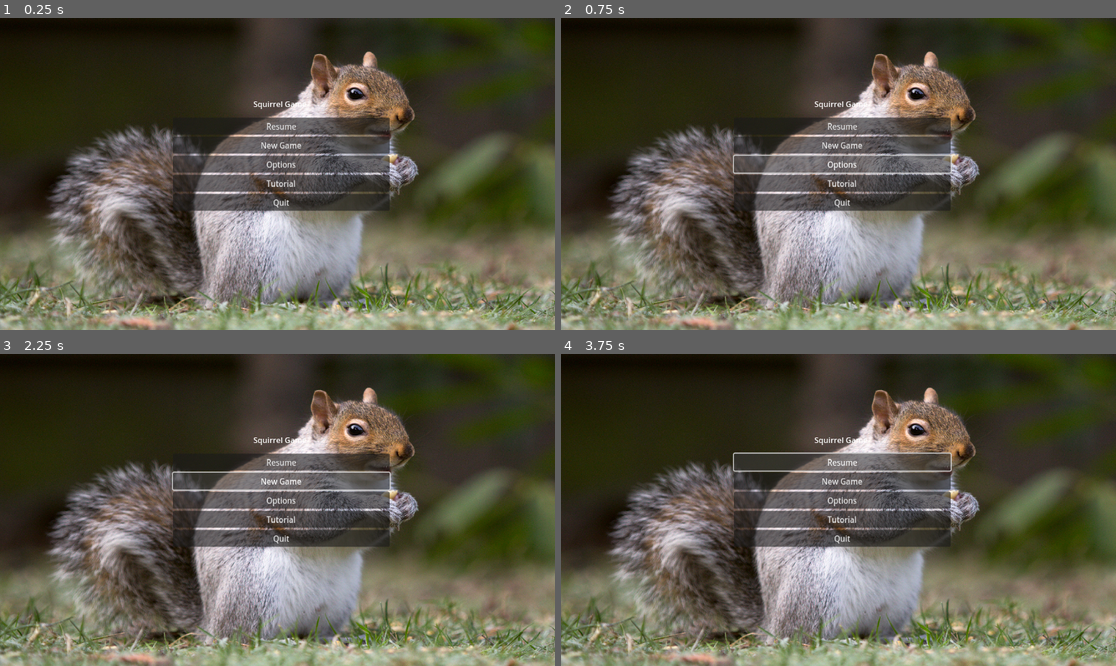
Above: before the commit, frames 1-4 (two rows, left to right).
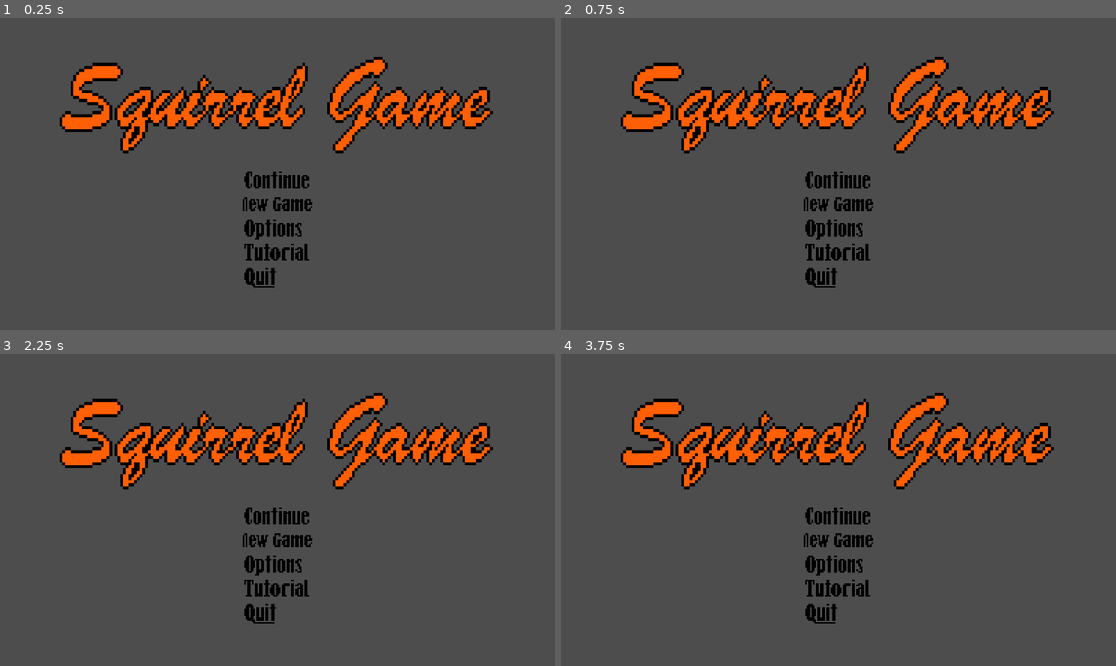
Above: after the commit, the same moments.

Repository: CS196Illinois/FA25-Group6
Game: Godot game, scene res://Scenes/game.tscn
Same seed, same stepped clock (60 frames per second), same inputs: the game is played once before the commit and once after it.
Inputs (mouse positions are in pixels of both pictures, inside the frame that each line leads up to):
- Up to frame 1 (0.25 s): no input
- Up to frame 2 (0.75 s): click (844, 164) at 0.5 s, where only the run before the commit has a clickable "Options"
- Up to frame 3 (2.25 s): click (283, 519) at 1.25 s, where only the run before the commit has a clickable "Tutorial"; click (283, 481) at 2 s, where only the run before the commit has a clickable "New Game"
- Up to frame 4 (3.75 s): click (844, 481) at 2.75 s, where only the run before the commit has a clickable "New Game"; click (844, 463) at 3.5 s, where only the run before the commit has a clickable "Resume"

The runs differ from the first frame. In frame 1, 88% of the frame differs, in the area x 0-100%, y 0-100%; in frame 2, 89%; in frame 3, 89%; in frame 4, 88%.

Commit message:
Added alt main menu scene & temp sprites

Diff:
--- a/cs-honors-proj/Scenes/game.tscn
+++ b/cs-honors-proj/Scenes/game.tscn
@@ -1,13 +1,21 @@
-[gd_scene load_steps=3 format=3 uid="uid://gt3u1y3gne8e"]
+[gd_scene load_steps=4 format=3 uid="uid://gt3u1y3gne8e"]
 
 [ext_resource type="PackedScene" uid="uid://dw8rb36fqenyh" path="res://Scenes/menu.tscn" id="1_ebmjs"]
 [ext_resource type="Texture2D" uid="uid://552cgm5uc4tj" path="res://Assets/squirrel2.jpg" id="2_qxrlw"]
+[ext_resource type="PackedScene" uid="uid://cugie8ht3ax5p" path="res://Scenes/main_menu_2.tscn" id="3_wrm1d"]
 
 [node name="Game" type="Node2D"]
 
 [node name="Menu" parent="." instance=ExtResource("1_ebmjs")]
 
 [node name="Sprite2D" type="Sprite2D" parent="."]
+visible = false
 position = Vector2(576, 325.00003)
 scale = Vector2(0.32900235, 0.2768201)
 texture = ExtResource("2_qxrlw")
+
+[node name="MainMenu2" parent="." instance=ExtResource("3_wrm1d")]
+offset_left = -2.0
+offset_top = 1.0
+offset_right = 1154.0
+offset_bottom = 649.0
--- /dev/null
+++ b/cs-honors-proj/Scenes/main_menu_2.tscn
@@ -0,0 +1,73 @@
+[gd_scene load_steps=7 format=3 uid="uid://cugie8ht3ax5p"]
+
+[ext_resource type="Texture2D" uid="uid://bnvwtjmresydl" path="res://Asset/sprite/squirrelgame_logo_temp.png" id="1_m2i0g"]
+[ext_resource type="Texture2D" uid="uid://6r8vm8xrd5sc" path="res://Asset/sprite/continue_temp.png" id="2_c7pkw"]
+[ext_resource type="Texture2D" uid="uid://dyr5xy56bvgoy" path="res://Asset/sprite/newgame_temp.png" id="3_4wt41"]
+[ext_resource type="Texture2D" uid="uid://cqci33jlo3a64" path="res://Asset/sprite/options_temp.png" id="4_lmexq"]
+[ext_resource type="Texture2D" uid="uid://b7pdm3blewvm7" path="res://Asset/sprite/tutorial_temp.png" id="5_lrd0t"]
+[ext_resource type="Texture2D" uid="uid://cxlii0ldy23vk" path="res://Asset/sprite/quit_temp.png" id="6_pjj10"]
+
+[node name="MainMenu2" type="MarginContainer"]
+anchors_preset = 15
+anchor_right = 1.0
+anchor_bottom = 1.0
+offset_left = 39.0
+offset_top = 7.0
+offset_right = 39.0
+offset_bottom = 7.0
+grow_horizontal = 2
+grow_vertical = 2
+theme_override_constants/margin_left = 120
+theme_override_constants/margin_top = 80
+theme_override_constants/margin_right = 120
+theme_override_constants/margin_bottom = 80
+
+[node name="VBoxContainer" type="VBoxContainer" parent="."]
+layout_mode = 2
+theme_override_constants/separation = 32
+alignment = 1
+
+[node name="Logo" type="TextureRect" parent="VBoxContainer"]
+custom_minimum_size = Vector2(100, 200)
+layout_mode = 2
+size_flags_vertical = 3
+size_flags_stretch_ratio = 0.0
+texture = ExtResource("1_m2i0g")
+
+[node name="MenuOptions" type="VBoxContainer" parent="VBoxContainer"]
+layout_mode = 2
+size_flags_vertical = 3
+theme_override_constants/separation = 0
+
+[node name="ContinueButton" type="TextureRect" parent="VBoxContainer/MenuOptions"]
+custom_minimum_size = Vector2(0, 50)
+layout_mode = 2
+texture = ExtResource("2_c7pkw")
+stretch_mode = 5
+
+[node name="NewGameButton" type="TextureRect" parent="VBoxContainer/MenuOptions"]
+custom_minimum_size = Vector2(0, 50)
+layout_mode = 2
+texture = ExtResource("3_4wt41")
+stretch_mode = 5
+
+[node name="OptionsButton" type="TextureRect" parent="VBoxContainer/MenuOptions"]
+custom_minimum_size = Vector2(0, 50)
+layout_mode = 2
+texture = ExtResource("4_lmexq")
+stretch_mode = 5
+
+[node name="TutorialButton" type="TextureRect" parent="VBoxContainer/MenuOptions"]
+custom_minimum_size = Vector2(0, 50)
+layout_mode = 2
+texture = ExtResource("5_lrd0t")
+stretch_mode = 5
+
+[node name="QuitButton" type="TextureRect" parent="VBoxContainer/MenuOptions"]
+custom_minimum_size = Vector2(0, 50)
+layout_mode = 2
+texture = ExtResource("6_pjj10")
+stretch_mode = 5
+
+[node name="HBoxContainer" type="HBoxContainer" parent="."]
+layout_mode = 2
--- a/cs-honors-proj/Scenes/menu.tscn
+++ b/cs-honors-proj/Scenes/menu.tscn
@@ -3,7 +3,8 @@
 [node name="Menu" type="Node"]
 
 [node name="newgame" type="VBoxContainer" parent="."]
-anchors_preset = -1
+visible = false
+anchors_preset = 15
 anchor_right = 1.0
 anchor_bottom = 1.0
 offset_left = 359.0
@@ -36,6 +37,7 @@
 text = "Quit"
 
 [node name="Label" type="Label" parent="."]
+visible = false
 offset_left = 526.0
 offset_top = 167.0
 offset_right = 630.0
--- /dev/null
+++ b/cs-honors-proj/main_menu_2.tscn
@@ -0,0 +1,73 @@
+[gd_scene load_steps=7 format=3 uid="uid://cjbotd0inqtm1"]
+
+[ext_resource type="Texture2D" uid="uid://bnvwtjmresydl" path="res://Asset/sprite/squirrelgame_logo_temp.png" id="1_0ufvy"]
+[ext_resource type="Texture2D" uid="uid://6r8vm8xrd5sc" path="res://Asset/sprite/continue_temp.png" id="2_cnayg"]
+[ext_resource type="Texture2D" uid="uid://dyr5xy56bvgoy" path="res://Asset/sprite/newgame_temp.png" id="3_v5leg"]
+[ext_resource type="Texture2D" uid="uid://cqci33jlo3a64" path="res://Asset/sprite/options_temp.png" id="4_dnbs7"]
+[ext_resource type="Texture2D" uid="uid://b7pdm3blewvm7" path="res://Asset/sprite/tutorial_temp.png" id="5_khiyk"]
+[ext_resource type="Texture2D" uid="uid://cxlii0ldy23vk" path="res://Asset/sprite/quit_temp.png" id="6_4xcgk"]
+
+[node name="MainMenu2" type="MarginContainer"]
+anchors_preset = 15
+anchor_right = 1.0
+anchor_bottom = 1.0
+offset_left = 39.0
+offset_top = 7.0
+offset_right = 39.0
+offset_bottom = 7.0
+grow_horizontal = 2
+grow_vertical = 2
+theme_override_constants/margin_left = 120
+theme_override_constants/margin_top = 80
+theme_override_constants/margin_right = 120
+theme_override_constants/margin_bottom = 80
+
+[node name="VBoxContainer" type="VBoxContainer" parent="."]
+layout_mode = 2
+theme_override_constants/separation = 32
+alignment = 1
+
+[node name="Logo" type="TextureRect" parent="VBoxContainer"]
+custom_minimum_size = Vector2(100, 200)
+layout_mode = 2
+size_flags_vertical = 3
+size_flags_stretch_ratio = 0.0
+texture = ExtResource("1_0ufvy")
+
+[node name="MenuOptions" type="VBoxContainer" parent="VBoxContainer"]
+layout_mode = 2
+size_flags_vertical = 3
+theme_override_constants/separation = 0
+
+[node name="ContinueButton" type="TextureRect" parent="VBoxContainer/MenuOptions"]
+custom_minimum_size = Vector2(0, 50)
+layout_mode = 2
+texture = ExtResource("2_cnayg")
+stretch_mode = 5
+
+[node name="NewGameButton" type="TextureRect" parent="VBoxContainer/MenuOptions"]
+custom_minimum_size = Vector2(0, 50)
+layout_mode = 2
+texture = ExtResource("3_v5leg")
+stretch_mode = 5
+
+[node name="OptionsButton" type="TextureRect" parent="VBoxContainer/MenuOptions"]
+custom_minimum_size = Vector2(0, 50)
+layout_mode = 2
+texture = ExtResource("4_dnbs7")
+stretch_mode = 5
+
+[node name="TutorialButton" type="TextureRect" parent="VBoxContainer/MenuOptions"]
+custom_minimum_size = Vector2(0, 50)
+layout_mode = 2
+texture = ExtResource("5_khiyk")
+stretch_mode = 5
+
+[node name="QuitButton" type="TextureRect" parent="VBoxContainer/MenuOptions"]
+custom_minimum_size = Vector2(0, 50)
+layout_mode = 2
+texture = ExtResource("6_4xcgk")
+stretch_mode = 5
+
+[node name="HBoxContainer" type="HBoxContainer" parent="."]
+layout_mode = 2
Binary file added: cs-honors-proj/Asset/sprite/continue_temp.png
Not shown, added: cs-honors-proj/Asset/sprite/continue_temp.png.import
Binary file added: cs-honors-proj/Asset/sprite/newgame_temp.png
Not shown, added: cs-honors-proj/Asset/sprite/newgame_temp.png.import
Binary file added: cs-honors-proj/Asset/sprite/options_temp.png
Not shown, added: cs-honors-proj/Asset/sprite/options_temp.png.import
Binary file added: cs-honors-proj/Asset/sprite/quit_temp.png
Not shown, added: cs-honors-proj/Asset/sprite/quit_temp.png.import
Binary file added: cs-honors-proj/Asset/sprite/squirrelgame_logo_temp.png
Not shown, added: cs-honors-proj/Asset/sprite/squirrelgame_logo_temp.png.import
Binary file added: cs-honors-proj/Asset/sprite/tutorial_temp.png
Not shown, added: cs-honors-proj/Asset/sprite/tutorial_temp.png.import
